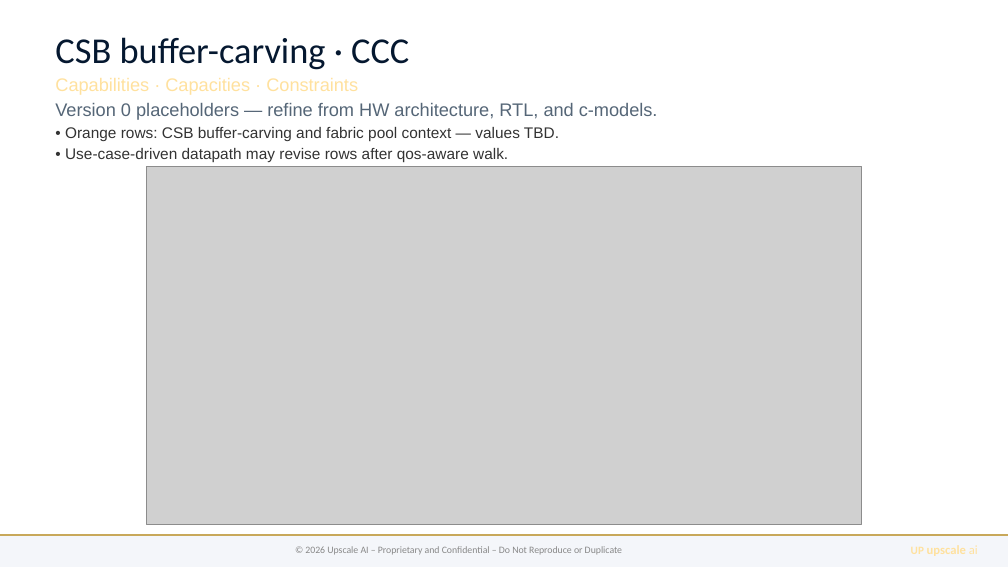
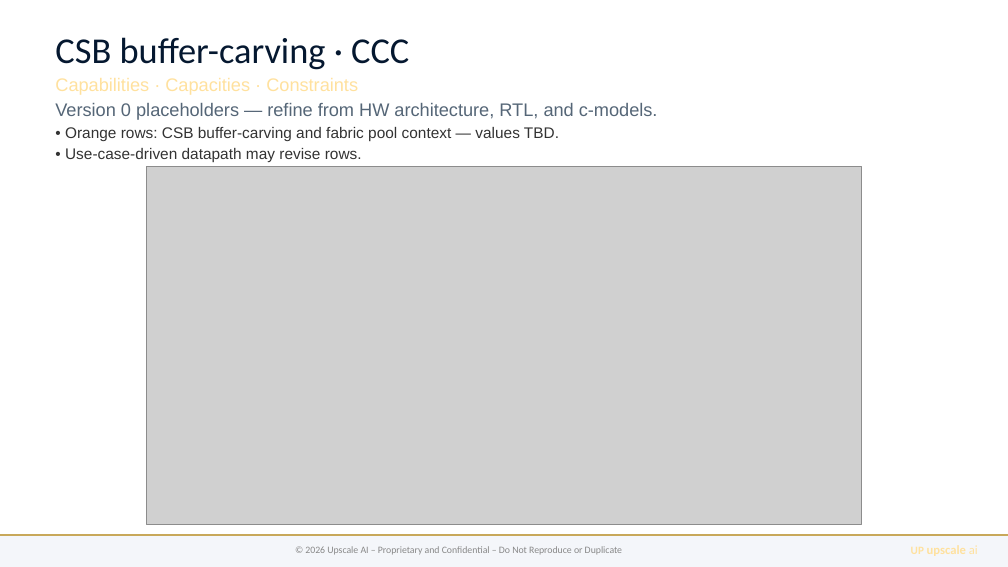
Before and after one commit to upscale-ai-network/agent-template, a slide deck: slide 6 of dt122/bugatti-qos-ccc.pptx. Drawn at 1008x567 pixels with LibreOffice and Linux fonts; fonts in the diff are those of the drawing; grey boxes stand for pictures. Boxes give left, top, right and bottom in pixels: in the first picture for what was removed or moved away, otherwise in the second. Text is boxed around its words. In the diff, an @@ line names an element or a change of style, - is before the commit and + after.

```diff
--- a/dt122/bugatti-qos-ccc.pptx
+++ b/dt122/bugatti-qos-ccc.pptx
@@ text at (x1=65, y1=148, x2=362, y2=162): text changed @@
-• Use-case-driven datapath may revise rows after qos-aware walk.
+• Use-case-driven datapath may revise rows.
```
Also in this commit, not shown: 4 other slides changed, 10 other files.
